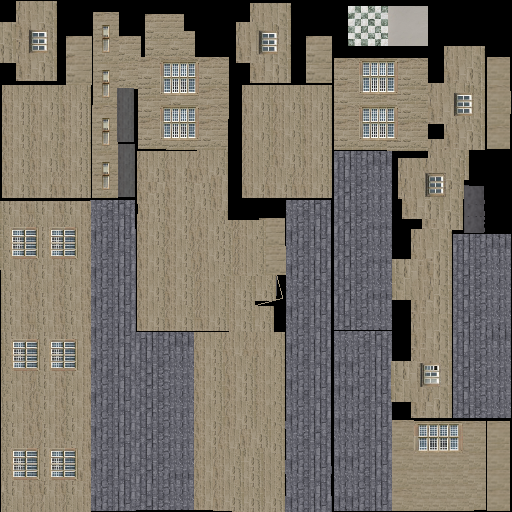
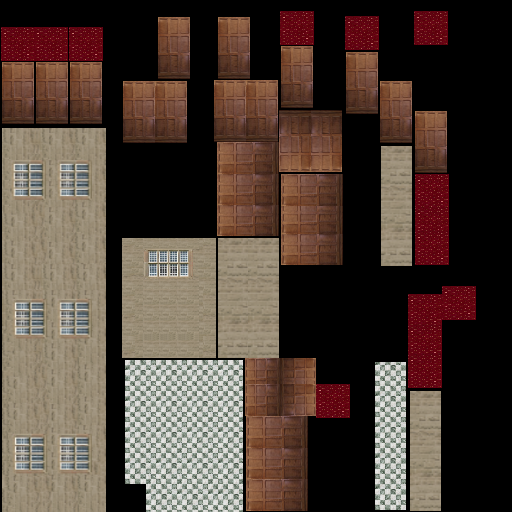
Two versions of the same layered image (512px x 512px). Layer-by-layer changes:
painted on "Layer 5" over [1, 11, 476, 418]
painted on "Layer 4" over [2, 17, 447, 511]
painted on "Layer 3" over [0, 1, 511, 512]
removed layer "Layer 6" over [66, 14, 485, 332]
painted on "Layer 2" (1st of 2) over [2, 128, 511, 512]
removed layer "Background" over [1, 2, 511, 511]
renamed "Layer 8" to "Layer 2", moved it below "Layer 2", painted on it over [2, 6, 510, 510]
removed layer "Layer 7" over [10, 25, 474, 480]
